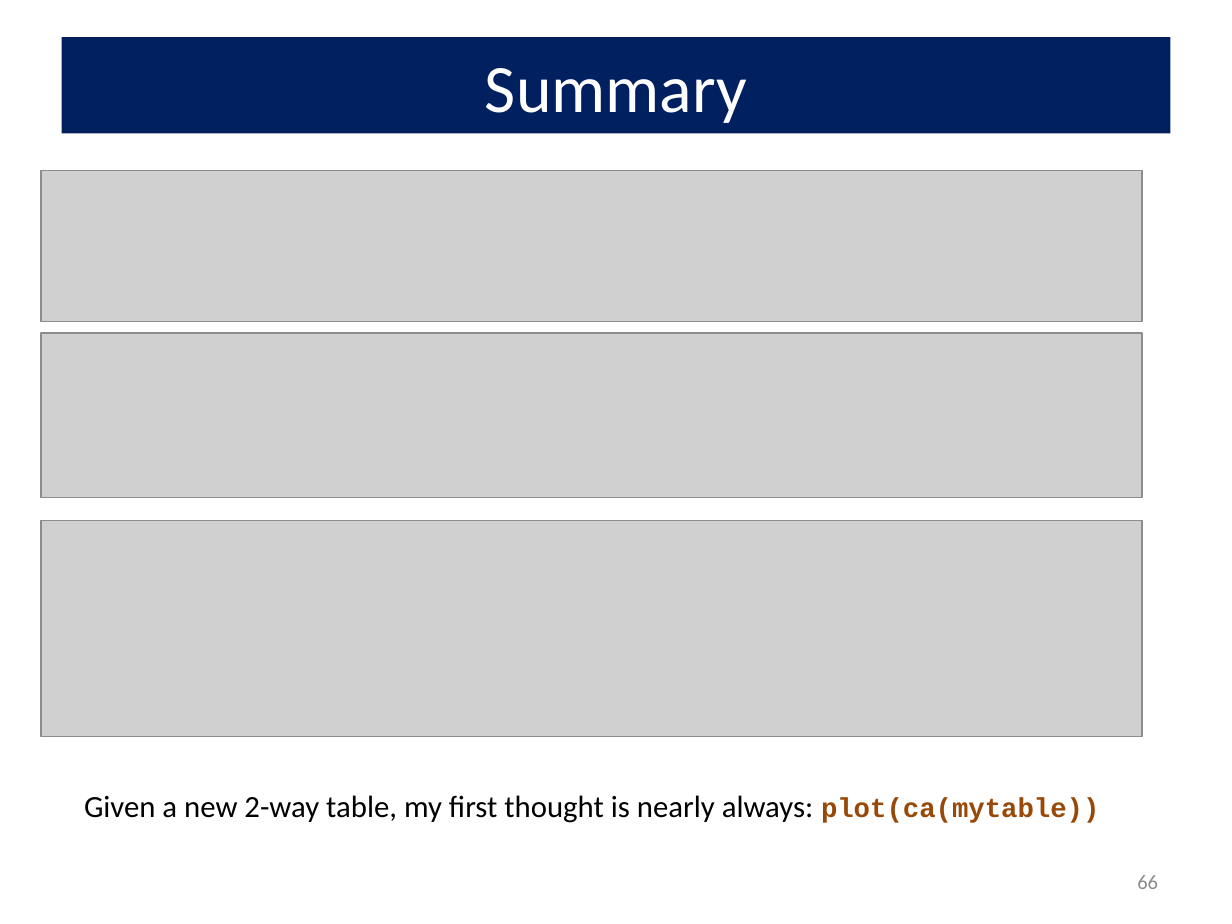
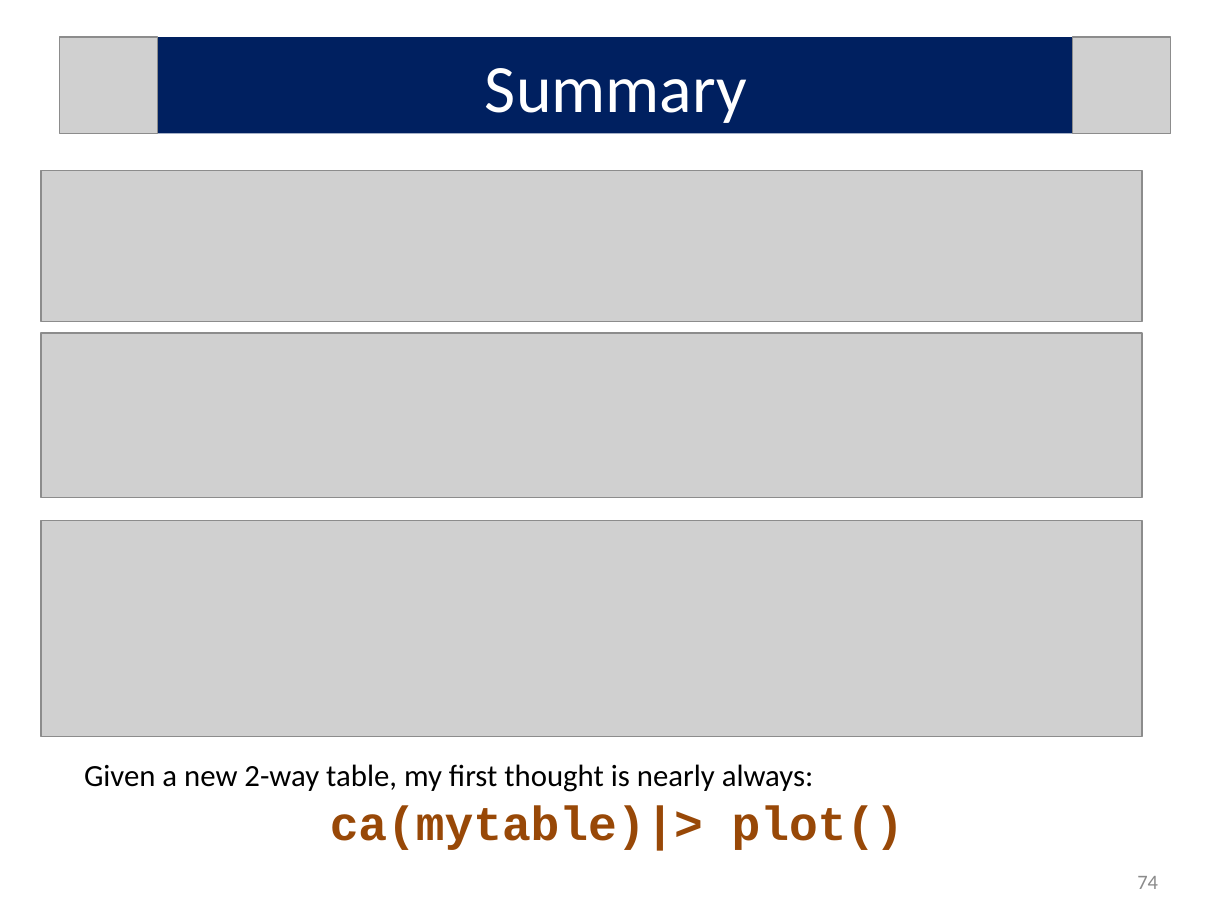
Before and after one commit to friendly/psy6136, a slide deck: slide 74 of lectures/05-Corresp.pptx (slide 66 before the commit). Drawn at 1232x924 pixels with LibreOffice and Linux fonts; fonts in the diff are those of the drawing; grey boxes stand for pictures. Boxes give left, top, right and bottom in pixels: in the first picture for what was removed or moved away, otherwise in the second. Text is boxed around its words. In the diff, an @@ line names an element or a change of style, - is before the commit and + after.

Commit message:
update lecture 05; add housetasks-ex.R

```diff
--- a/lectures/05-Corresp.pptx
+++ b/lectures/05-Corresp.pptx
@@ picture added at [60, 37, 158, 133] @@
@@ picture added at [1073, 37, 1170, 133] @@
@@ text at [84, 764, 904, 851]: text changed @@
-Given a new 2-way table, my first thought is nearly always: plot(ca(mytable))
+Given a new 2-way table, my first thought is nearly always:
+ca(mytable)|> plot()
@@ page number at [1137, 876, 1158, 889]: text changed @@
-66
+74
```
Also in this commit, not shown: 9 other slides changed, 8 slides added, 5 other files.
